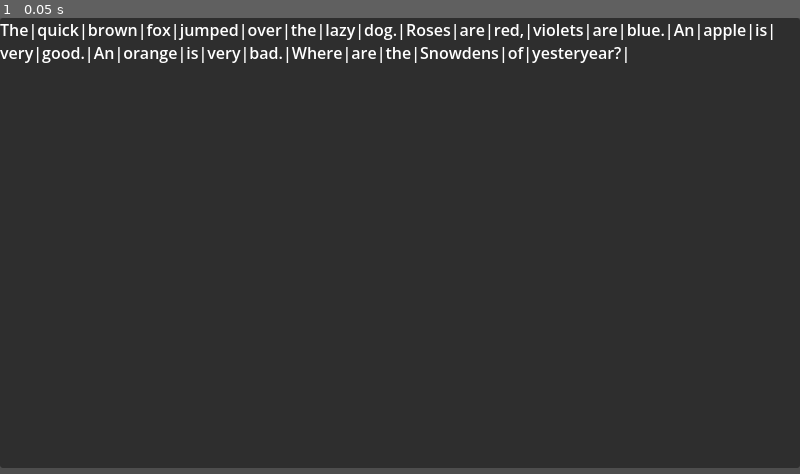
Above: before the commit, frame 1.
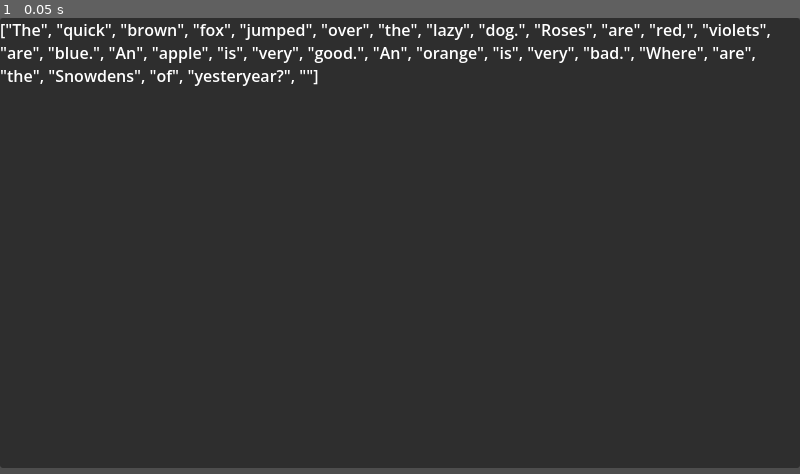
Above: after the commit, the same moment.

Repository: mrxbox1/markov-interactive-fiction
Game: Godot game, scene res://test.tscn
The game is run twice, just before and just after one commit, with the same random seed, the same clock (stepped at 60 frames per second) and the same inputs. The project has no main scene, so this scene is started directly.
Inputs:
- Up to frame 1 (0.05 s): no input

The runs differ from the first frame. In frame 1, 3.3% of the frame differs, in the area x 0-97%, y 1-15%.

Commit message:
working on the markov chain

Diff:
--- a/scripts/markov_text_label_test.gd
+++ b/scripts/markov_text_label_test.gd
@@ -8,5 +8,12 @@
 # Called when the node enters the scene tree for the first time.
 func _ready() -> void:
 	text_split = text_string.replace(" ", "|").replace("\n", "|")
+	text_split = text_split.split("|")
+
+	for word in len(text_split)-1:
+		#print(text_split[word])
+		text_markovified[text_split[word]] = []
+
+	print(text_markovified)
 
 	text = str(text_split)
